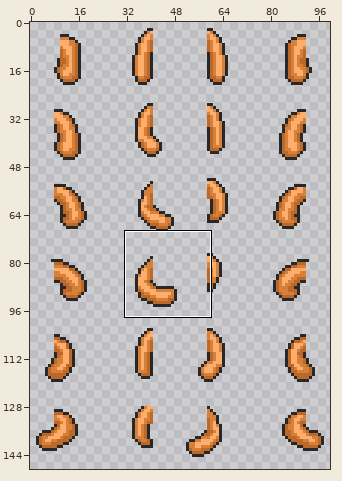
Two versions of one sprite sheet, Sprites/Characters/Arms/arms.png. Above: a wide view before the commit, with the close-up outlined.
Close-up. Before:
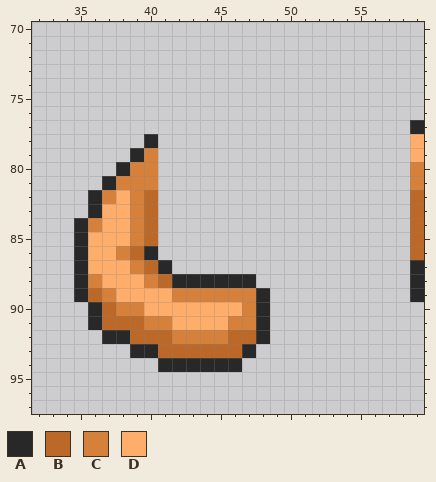
The file is 100x150 pixels. Shown: x 32..59, y 70..97. The wide view leaves out empty margins.
Palette (. is transparent): A #282828  B #bc6828  C #d5813c  D #ffad6b
Pixels before, first column x 35:
77 ........................A
78 .....A..................D
79 ....AC..................D
80 ...ACC..................C
81 ..ACCC..................C
82 .ACDCB..................B
83 .ADDCB..................B
84 ACDDCB..................B
85 ADDDCB..................B
86 ADDCBA..................B
87 ADDDCBA.................A
88 ACDDDCBAAAAAA...........A
89 ABCDDDDCCCCCCA..........A
90 .ABCCDDDDDDDCA...........
91 .ABBBCCDDDDCCA...........
92 ..AABBBCCCCBBA...........
93 ....AABBBBBBA............
94 ......AAAAAA.............
And afterwards:
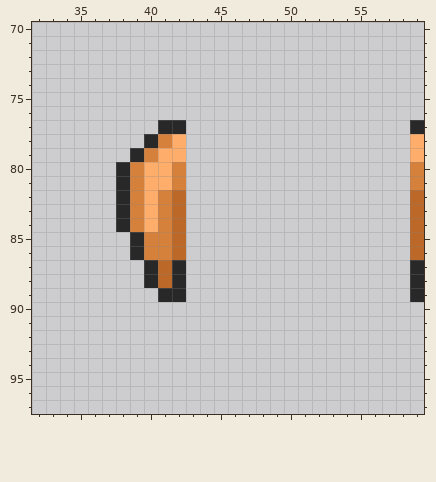
The exact change:
y 77: x 41..42 .. -> AA
y 78: x 41..42 .. -> CD
y 79: x 41..42 .. -> DD
y 80: x 40..42 C.. -> DDC
y 81: x 37..38 AC -> .A; x 40..42 C.. -> DDC
y 82: x 36..38 ACD -> ..A; x 40..42 B.. -> DCB
y 83: x 36..38 ADD -> ..A; x 40..42 B.. -> DCB
y 84: x 35..38 ACDD -> ...A; x 40..42 B.. -> DCB
y 85: x 35..42 ADDDCB.. -> ....ACCB
y 86: x 35..42 ADDCBA.. -> ....ACCB
y 87: x 35..42 ADDDCBA. -> .....ABA
y 88: x 35..40 ACDDDC -> .....A; x 43..47 AAAAA -> .....
y 89: x 35..48 ABCDDDDCCCCCCA -> ......AA......
y 90: x 36..48 ABCCDDDDDDDCA -> .............
y 91: x 36..48 ABBBCCDDDDCCA -> .............
y 92: x 37..48 AABBBCCCCBBA -> ............
y 93: x 39..47 AABBBBBBA -> .........
y 94: x 41..46 AAAAAA -> ......
Boxes around the changes in both close-ups, in picture pixels (x1, y1, x2, y2):
changed: (74, 120, 270, 372)
